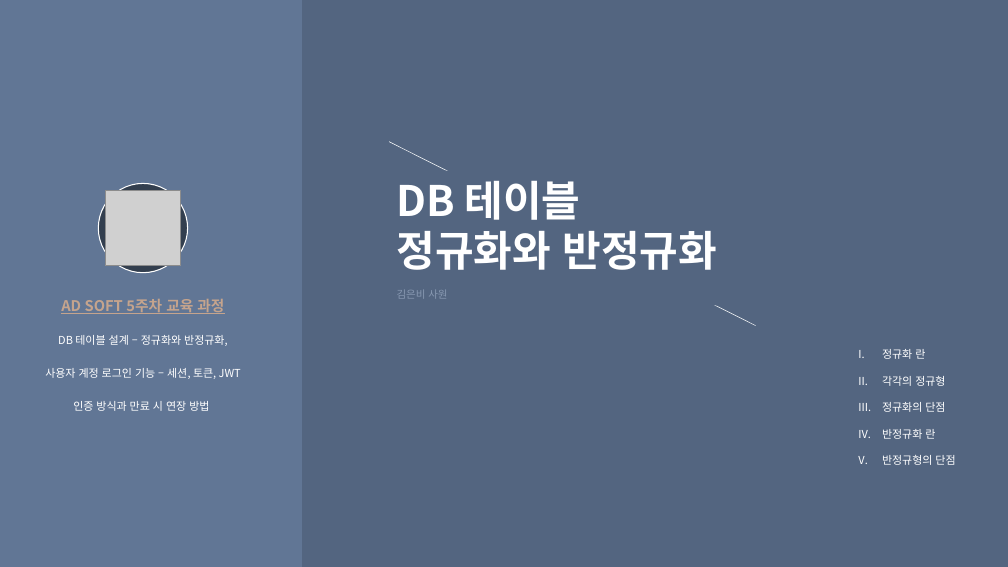
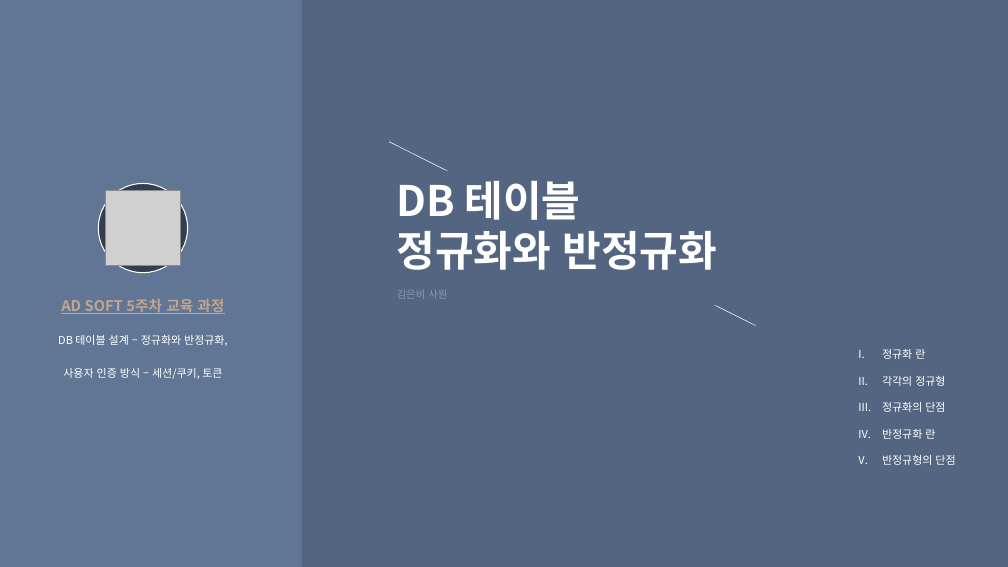
Before and after one commit to eunbee-kim/dmsql1471, a slide deck: slide 1 of 교육/5주차_DB정규화_반정규화_서버인증_세션과쿠키.pptx. Drawn at 1008x567 pixels with LibreOffice and Linux fonts; fonts in the diff are those of the drawing; grey boxes stand for pictures. Boxes give left, top, right and bottom in pixels: in the first picture for what was removed or moved away, otherwise in the second. Text is boxed around its words. In the diff, an @@ line names an element or a change of style, - is before the commit and + after.

```diff
--- a/교육/5주차_DB정규화_반정규화_서버인증_세션과쿠키.pptx
+++ b/교육/5주차_DB정규화_반정규화_서버인증_세션과쿠키.pptx
@@ text at <box>63,368,222,379</box>: text changed @@
-사용자 계정 로그인 기능 – 세션, 토큰, JWT 인증 방식과 만료 시 연장 방법
+사용자 인증 방식 – 세션/쿠키, 토큰
```
Also in this commit, not shown: 8 other slides changed, 4 slides added.
